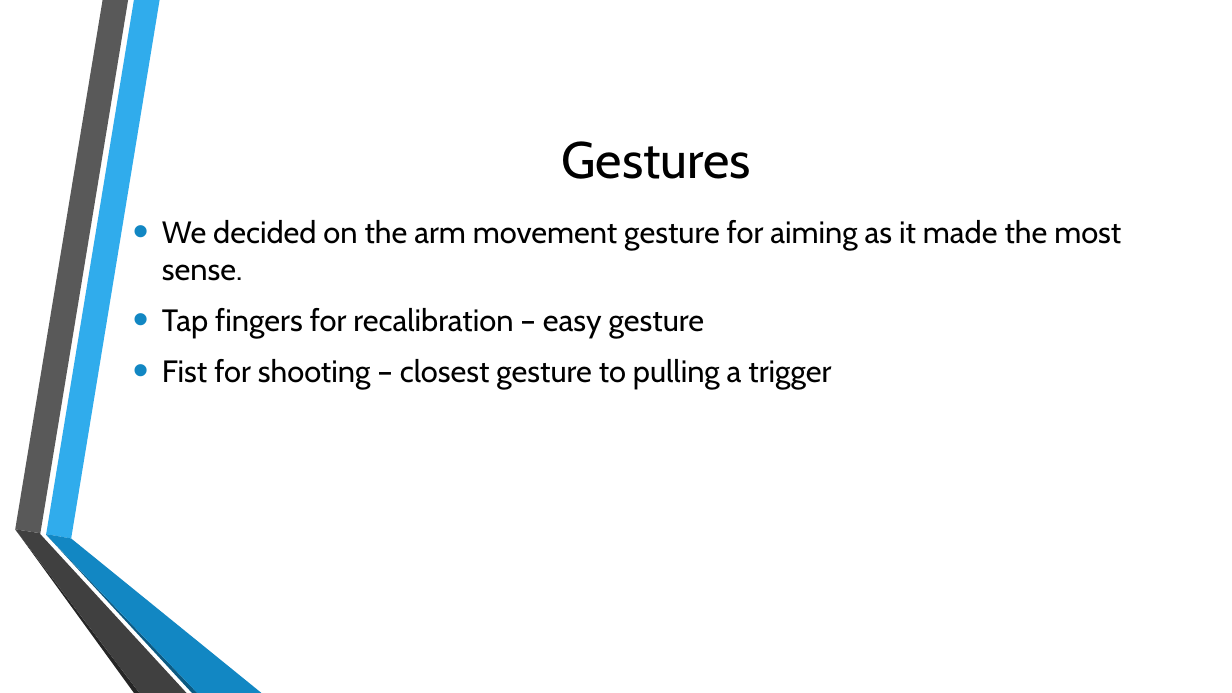
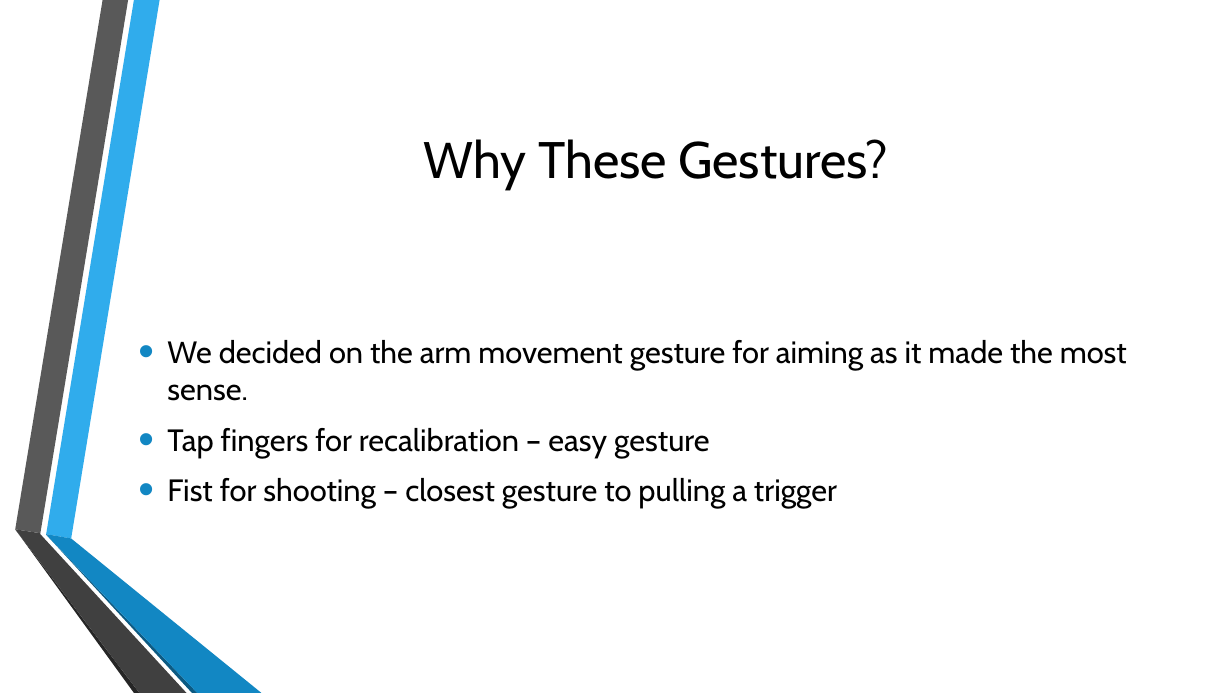
Before and after one commit to BrianD147/Gesture-Based-UI-Development-Project, a slide deck: slide 6 of Gesture Based UI Project.pptx (slide 5 before the commit). Drawn at 1232x693 pixels with LibreOffice and Linux fonts; fonts in the diff are those of the drawing; background and template pictures are left out. Boxes give left, top, right and bottom in pixels: in the first picture for what was removed or moved away, otherwise in the second. Text is boxed around its words. In the diff, an @@ line names an element or a change of style, - is before the commit and + after.

```diff
--- a/Gesture Based UI Project.pptx
+++ b/Gesture Based UI Project.pptx
@@ title at bbox=[424, 139, 888, 189]: text changed @@
-Gestures
+Why These Gestures?
@@ text "We decided on the arm ...": place and size @@
-text "We decided on the arm ..." at bbox=[162, 220, 1121, 389]
+text "We decided on the arm ..." at bbox=[167, 340, 1127, 508]
```
Also in this commit, not shown: 3 other slides changed, 2 slides added, 1 slide removed, 1 other file.
